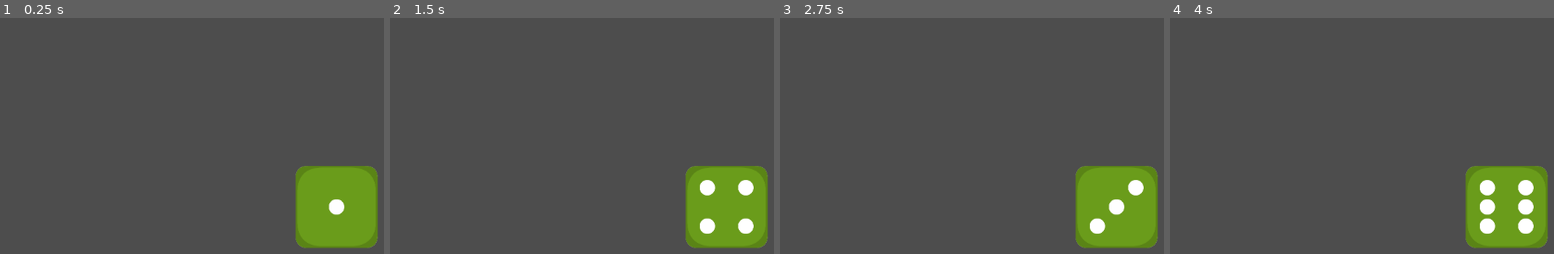
Above: before the commit, frames 1-4 (left to right).
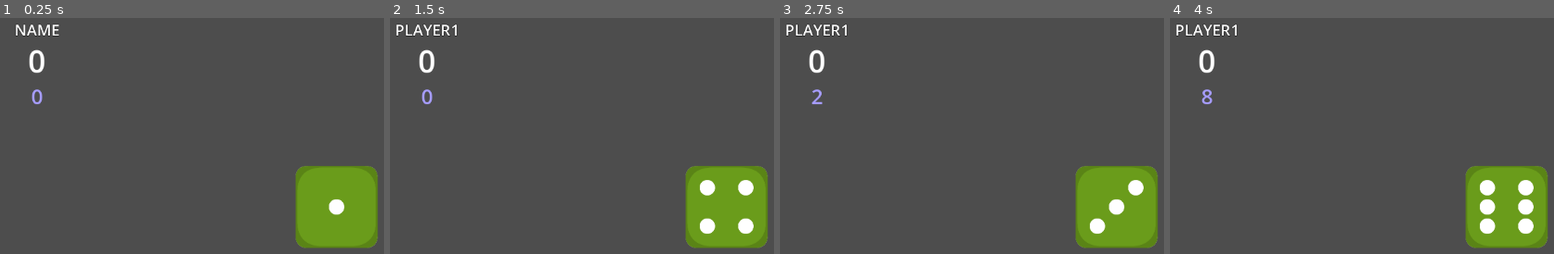
Above: after the commit, the same moments.

Repository: koss054/DicesGodot
Game: Godot game, scene res://Screens/main.tscn
Same seed, same stepped clock (60 frames per second), same inputs: the game is played once before the commit and once after it.
Inputs:
- Up to frame 1 (0.25 s): no input
- Up to frame 2 (1.5 s): tap Enter at 0.5 s; tap Space (dice_roll) at 0.6, 1.35 s
- Up to frame 3 (2.75 s): tap Space (dice_roll) at 2, 2.1 s
- Up to frame 4 (4 s): tap Space (dice_roll) at 2.85, 3.6 s; tap Enter at 3.5 s

The runs differ from the first frame. In frame 1, 0.7% of the frame differs, in the area x 4-16%, y 2-37%; in frame 2, 0.7%; in frame 3, 0.7%; in frame 4, 0.7%, in the area x 1-18%, y 2-37%.

Commit message:
Create initial player point updates

Diff:
--- a/Screens/dice.gd
+++ b/Screens/dice.gd
@@ -1,6 +1,6 @@
 extends Node2D
 
-var dice_number = 0
+var dice_number: int = 0
 var can_roll = true
 
 var initial_timer_delay = 0.05
@@ -10,12 +10,15 @@
 var initial_pitch_scale = 1.25
 var current_pitch_scale = initial_pitch_scale
 
+@onready var player_one = get_node("../Player")
+
 func _ready():
 	pass
 
 func _process(delta):
 	if Input.is_action_just_pressed("dice_roll") and can_roll:
 			can_roll = false
+			player_one.current_name_node.set_text("PLAYER1")
 			roll_dice()
 
 func roll_dice():
@@ -25,7 +28,7 @@
 	for roll in range(total_rolls, -1, -1):
 		dice_number = get_random_number(0, 5)
 		$Ding.play(0.25)
-		$AnimatedSprite2D.set_frame(dice_number)
+		$DiceSprite.set_frame(dice_number)
 
 		if roll <= rolls_when_slowing_down:
 			slower_roll()
@@ -38,17 +41,20 @@
 	finish_roll()
 
 	if dice_number > 0:
-		positive_roll_outcome()
+		positive_roll_outcome(dice_number)
 	else:
 		negative_roll_outcome()
 
 	can_roll = true
 
-func positive_roll_outcome():
+# Dice number is 0-5. + 1 is added for accurate score.
+func positive_roll_outcome(dice_number: int):
 	$Earn.play()
+	player_one.increase_current_points(dice_number + 1)
 
 func negative_roll_outcome():
 	$Loss.play()
+	player_one.remove_current_points()
 
 func slower_roll():
 	current_timer_delay += 0.05
@@ -68,13 +74,13 @@
 	return randi_range(min_range, max_range);
 
 func create_timer(seconds):
-	var timer = Timer.new()
-	self.add_child(timer)
+	var newTimer = Timer.new()
+	self.add_child(newTimer)
 
-	timer.wait_time = seconds
-	timer.one_shot = true
+	newTimer.wait_time = seconds
+	newTimer.one_shot = true
 
-	return timer
+	return newTimer
 
 func update_timer_delay(updated_timer, updated_seconds):
 	updated_timer.wait_time = updated_seconds
--- a/Screens/dice.tscn
+++ b/Screens/dice.tscn
@@ -40,7 +40,7 @@
 [node name="Dice" type="Node2D"]
 script = ExtResource("1_r6abp")
 
-[node name="AnimatedSprite2D" type="AnimatedSprite2D" parent="."]
+[node name="DiceSprite" type="AnimatedSprite2D" parent="."]
 sprite_frames = SubResource("SpriteFrames_kjqjd")
 animation = &"green"
 
--- a/Screens/main.tscn
+++ b/Screens/main.tscn
@@ -1,9 +1,13 @@
-[gd_scene load_steps=2 format=3 uid="uid://bof616385lpyk"]
+[gd_scene load_steps=3 format=3 uid="uid://bof616385lpyk"]
 
 [ext_resource type="PackedScene" uid="uid://31n7c1ckihx3" path="res://Screens/dice.tscn" id="1_553b4"]
+[ext_resource type="PackedScene" uid="uid://ecjkbp7oo37n" path="res://Screens/player.tscn" id="2_6joq1"]
 
 [node name="Main" type="Node2D"]
 
 [node name="Dice" parent="." instance=ExtResource("1_553b4")]
 position = Vector2(591, 309)
 scale = Vector2(0.5, 0.5)
+
+[node name="Player" parent="." instance=ExtResource("2_6joq1")]
+position = Vector2(-1, 1)
--- /dev/null
+++ b/Screens/player.gd
@@ -0,0 +1,26 @@
+extends Node2D
+
+@onready var current_name_node: Label = $PlayerName
+@onready var total_points_node: Label = $PlayerTotalPoints
+@onready var current_points_node: Label = $PlayerCurrentPoints
+
+var total_points: int = 0
+var current_points: int = 0
+
+func _ready():
+	pass
+
+
+func _process(delta):
+	pass
+
+func increase_current_points(points_earned: int):
+	current_points += points_earned
+	update_node_text(current_points_node, current_points)
+
+func remove_current_points():
+	current_points = 0
+	update_node_text(current_points_node, current_points)
+
+func update_node_text(updated_node: Label, new_text):
+	updated_node.set_text(str(new_text))
--- /dev/null
+++ b/Screens/player.tscn
@@ -0,0 +1,36 @@
+[gd_scene load_steps=2 format=3 uid="uid://ecjkbp7oo37n"]
+
+[ext_resource type="Script" path="res://Screens/player.gd" id="1_g4t3e"]
+
+[node name="Player" type="Node2D"]
+script = ExtResource("1_g4t3e")
+
+[node name="PlayerName" type="Label" parent="."]
+offset_right = 250.0
+offset_bottom = 65.0
+theme_override_constants/outline_size = 2
+theme_override_constants/shadow_outline_size = 1
+theme_override_font_sizes/font_size = 24
+text = "NAME"
+horizontal_alignment = 1
+vertical_alignment = 1
+
+[node name="PlayerTotalPoints" type="Label" parent="."]
+offset_top = 46.0
+offset_right = 250.0
+offset_bottom = 116.0
+theme_override_font_sizes/font_size = 48
+text = "0"
+horizontal_alignment = 1
+vertical_alignment = 1
+
+[node name="PlayerCurrentPoints" type="Label" parent="."]
+offset_left = 39.0
+offset_top = 94.0
+offset_right = 212.0
+offset_bottom = 178.0
+theme_override_colors/font_color = Color(0.654902, 0.615686, 1, 1)
+theme_override_font_sizes/font_size = 32
+text = "0"
+horizontal_alignment = 1
+vertical_alignment = 1
